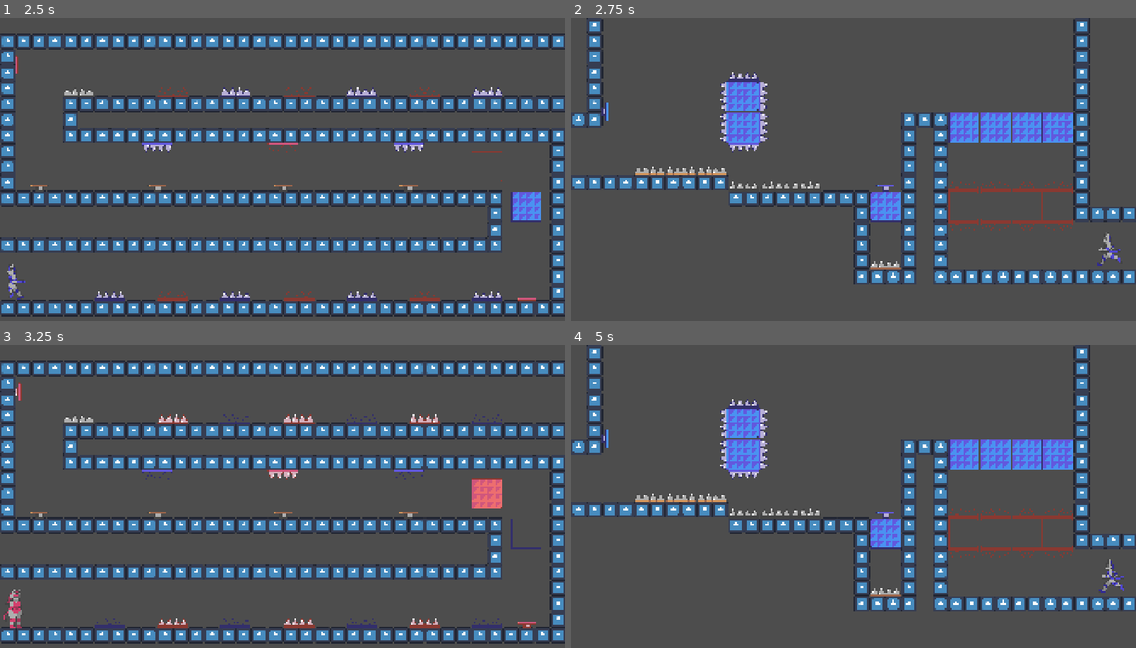
Above: before the commit, frames 1-4 (two rows, left to right).
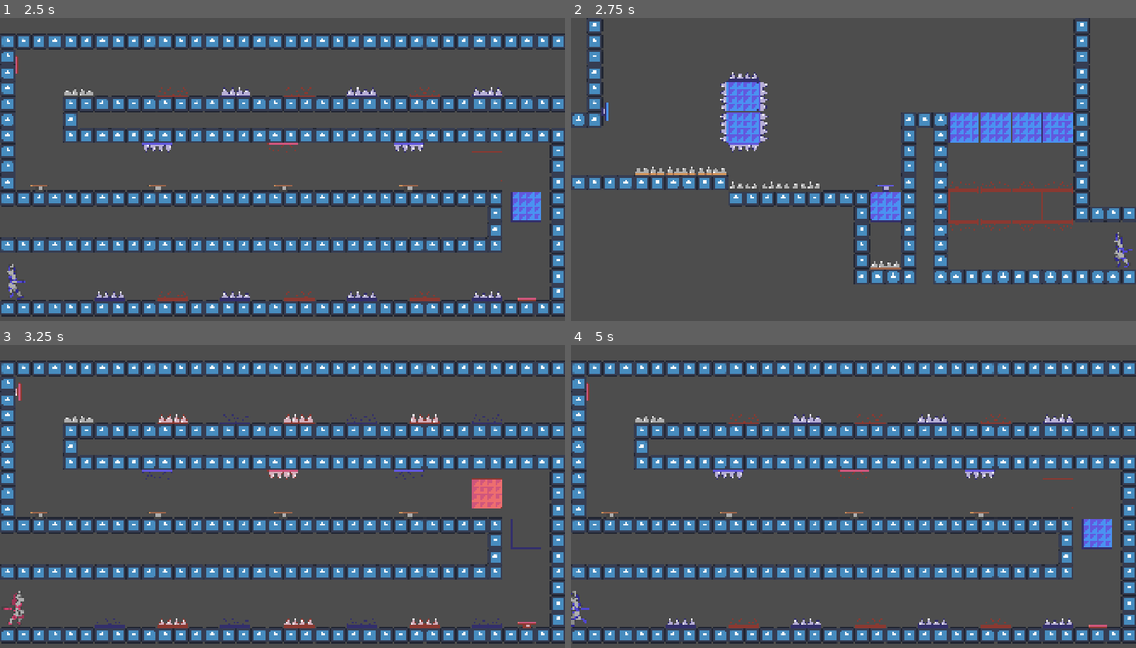
Above: after the commit, the same moments.

Repository: MatheoBrassart/The-Adventure-of-Beep-n-Boo-p
Game: Godot game, scene res://scenes/levels/atelier/atelier_b_8.tscn
Two runs of this game, one before a commit and one after it. Both use one fixed random seed, a clock stepped at 60 frames per second and the inputs below. This scene is started directly instead of the project's main scene. The engine's default icon, where the game draws it, is replaced by a stand-in: a white triangle on a blue panel in a dark square.
Inputs:
- Up to frame 1 (2.5 s): tap Enter at 0.5 s; hold D (move_right) 0.53-2.03 s; tap Shift (switch_character) at 0.6, 1.35, 2.1 s; tap Space (jump) at 0.77, 1.52 s; hold A (move_left) from 2.03 s (still down)
- Up to frame 2 (2.75 s): keep holding A (move_left)
- Up to frame 3 (3.25 s): release A (move_left) at 2.78 s; hold D (move_right) from 2.78 s (still down); tap Shift (switch_character) at 2.85 s; tap Space (jump) at 3.02 s
- Up to frame 4 (5 s): tap Shift (switch_character) at 3.6, 4.35 s; tap Space (jump) at 3.77, 4.52 s; release D (move_right) at 4.28 s; hold A (move_left) from 4.28 s (still down)

Frame 1 is identical in both runs. In frame 2, 0.2% of the frame differs, in the area x 93-100%, y 70-83%; in frame 3, 0.2%; in frame 4, 29%, in the area x 0-100%, y 0-99%.

Commit message:
Fixed level switchers on all current levels

Diff:
--- a/the-adventure-of-beep-n'-boop/dialogues/dialogue_system.tscn
+++ b/the-adventure-of-beep-n'-boop/dialogues/dialogue_system.tscn
@@ -226,6 +226,7 @@
 [node name="CanvasLayer" type="CanvasLayer" parent="."]
 
 [node name="DialogueBox" type="Control" parent="CanvasLayer"]
+visible = false
 layout_mode = 3
 anchors_preset = 8
 anchor_left = 0.5
--- a/the-adventure-of-beep-n'-boop/scenes/levels/atelier/atelier_a_1.tscn
+++ b/the-adventure-of-beep-n'-boop/scenes/levels/atelier/atelier_a_1.tscn
@@ -34,7 +34,8 @@
 [node name="Level switchers" type="Node2D" parent="."]
 
 [node name="level_switcher" parent="Level switchers" instance=ExtResource("2_s0tnw")]
-position = Vector2(1168, 432)
+position = Vector2(1200, 336)
+scale = Vector2(1, 3)
 TO_WHICH_WORLD_DOES_IT_LEADS = "atelier"
 TO_WHICH_SECTION_DOES_IT_LEADS = "a"
 TO_WHICH_LEVEL_DOES_IT_LEADS = 2
--- a/the-adventure-of-beep-n'-boop/scenes/levels/atelier/atelier_a_2.tscn
+++ b/the-adventure-of-beep-n'-boop/scenes/levels/atelier/atelier_a_2.tscn
@@ -34,13 +34,15 @@
 [node name="Level switchers" type="Node2D" parent="."]
 
 [node name="level_switcher" parent="Level switchers" instance=ExtResource("2_clsbl")]
-position = Vector2(1168, 432)
+position = Vector2(1200, 336)
+scale = Vector2(1, 3)
 TO_WHICH_WORLD_DOES_IT_LEADS = "atelier"
 TO_WHICH_SECTION_DOES_IT_LEADS = "a"
 TO_WHICH_LEVEL_DOES_IT_LEADS = 3
 
 [node name="level_switcher2" parent="Level switchers" instance=ExtResource("2_clsbl")]
-position = Vector2(-16, 432)
+position = Vector2(-48, 336)
+scale = Vector2(1, 3)
 TO_WHICH_WORLD_DOES_IT_LEADS = "atelier"
 TO_WHICH_SECTION_DOES_IT_LEADS = "a"
 TO_WHICH_LEVEL_DOES_IT_LEADS = 1
--- a/the-adventure-of-beep-n'-boop/scenes/levels/atelier/atelier_a_3.tscn
+++ b/the-adventure-of-beep-n'-boop/scenes/levels/atelier/atelier_a_3.tscn
@@ -34,13 +34,15 @@
 [node name="Level switchers" type="Node2D" parent="."]
 
 [node name="level_switcher" parent="Level switchers" instance=ExtResource("2_tonnm")]
-position = Vector2(1168, 432)
+position = Vector2(1200, 336)
+scale = Vector2(1, 3)
 TO_WHICH_WORLD_DOES_IT_LEADS = "atelier"
 TO_WHICH_SECTION_DOES_IT_LEADS = "a"
 TO_WHICH_LEVEL_DOES_IT_LEADS = 4
 
 [node name="level_switcher2" parent="Level switchers" instance=ExtResource("2_tonnm")]
-position = Vector2(-16, 432)
+position = Vector2(-48, 336)
+scale = Vector2(1, 3)
 TO_WHICH_WORLD_DOES_IT_LEADS = "atelier"
 TO_WHICH_SECTION_DOES_IT_LEADS = "a"
 TO_WHICH_LEVEL_DOES_IT_LEADS = 2
--- a/the-adventure-of-beep-n'-boop/scenes/levels/atelier/atelier_a_4.tscn
+++ b/the-adventure-of-beep-n'-boop/scenes/levels/atelier/atelier_a_4.tscn
@@ -34,13 +34,15 @@
 [node name="Level switchers" type="Node2D" parent="."]
 
 [node name="level_switcher" parent="Level switchers" instance=ExtResource("2_loeel")]
-position = Vector2(1168, 432)
+position = Vector2(1200, 336)
+scale = Vector2(1, 3)
 TO_WHICH_WORLD_DOES_IT_LEADS = "atelier"
 TO_WHICH_SECTION_DOES_IT_LEADS = "a"
 TO_WHICH_LEVEL_DOES_IT_LEADS = 5
 
 [node name="level_switcher2" parent="Level switchers" instance=ExtResource("2_loeel")]
-position = Vector2(-16, 432)
+position = Vector2(-48, 336)
+scale = Vector2(1, 3)
 TO_WHICH_WORLD_DOES_IT_LEADS = "atelier"
 TO_WHICH_SECTION_DOES_IT_LEADS = "a"
 TO_WHICH_LEVEL_DOES_IT_LEADS = 3
--- a/the-adventure-of-beep-n'-boop/scenes/levels/atelier/atelier_a_5.tscn
+++ b/the-adventure-of-beep-n'-boop/scenes/levels/atelier/atelier_a_5.tscn
@@ -35,13 +35,15 @@
 [node name="Level switchers" type="Node2D" parent="."]
 
 [node name="level_switcher" parent="Level switchers" instance=ExtResource("2_w13ea")]
-position = Vector2(1168, 432)
+position = Vector2(1200, 336)
+scale = Vector2(1, 3)
 TO_WHICH_WORLD_DOES_IT_LEADS = "atelier"
 TO_WHICH_SECTION_DOES_IT_LEADS = "a"
 TO_WHICH_LEVEL_DOES_IT_LEADS = 6
 
 [node name="level_switcher2" parent="Level switchers" instance=ExtResource("2_w13ea")]
-position = Vector2(-16, 432)
+position = Vector2(-48, 336)
+scale = Vector2(1, 3)
 TO_WHICH_WORLD_DOES_IT_LEADS = "atelier"
 TO_WHICH_SECTION_DOES_IT_LEADS = "a"
 TO_WHICH_LEVEL_DOES_IT_LEADS = 4
--- a/the-adventure-of-beep-n'-boop/scenes/levels/atelier/atelier_a_6.tscn
+++ b/the-adventure-of-beep-n'-boop/scenes/levels/atelier/atelier_a_6.tscn
@@ -35,13 +35,14 @@
 [node name="Level switchers" type="Node2D" parent="."]
 
 [node name="level_switcher" parent="Level switchers" instance=ExtResource("2_nrtdh")]
-position = Vector2(1168, 240)
+position = Vector2(1200, 240)
 TO_WHICH_WORLD_DOES_IT_LEADS = "atelier"
 TO_WHICH_SECTION_DOES_IT_LEADS = "a"
 TO_WHICH_LEVEL_DOES_IT_LEADS = 7
 
 [node name="level_switcher2" parent="Level switchers" instance=ExtResource("2_nrtdh")]
-position = Vector2(-16, 432)
+position = Vector2(-48, 336)
+scale = Vector2(1, 3)
 TO_WHICH_WORLD_DOES_IT_LEADS = "atelier"
 TO_WHICH_SECTION_DOES_IT_LEADS = "a"
 TO_WHICH_LEVEL_DOES_IT_LEADS = 5
--- a/the-adventure-of-beep-n'-boop/scenes/levels/atelier/atelier_a_7.tscn
+++ b/the-adventure-of-beep-n'-boop/scenes/levels/atelier/atelier_a_7.tscn
@@ -36,13 +36,14 @@
 [node name="Level switchers" type="Node2D" parent="."]
 
 [node name="level_switcher" parent="Level switchers" instance=ExtResource("2_mr635")]
-position = Vector2(1392, 432)
+position = Vector2(1424, 336)
+scale = Vector2(1, 3)
 TO_WHICH_WORLD_DOES_IT_LEADS = "atelier"
 TO_WHICH_SECTION_DOES_IT_LEADS = "a"
 TO_WHICH_LEVEL_DOES_IT_LEADS = 8
 
 [node name="level_switcher2" parent="Level switchers" instance=ExtResource("2_mr635")]
-position = Vector2(-16, 368)
+position = Vector2(-48, 368)
 TO_WHICH_WORLD_DOES_IT_LEADS = "atelier"
 TO_WHICH_SECTION_DOES_IT_LEADS = "a"
 TO_WHICH_LEVEL_DOES_IT_LEADS = 6
@@ -85,5 +86,5 @@
 WHICH_TUTORIAL = "longressortjump"
 
 [node name="TileMapLayer" type="TileMapLayer" parent="."]
-tile_map_data = PackedByteArray("AAADAAMAAAAAAAAAAQADAAQAAAA …(2208 unchanged characters)… AAAAAAQAIABAAAAAAAAAAAQAHABAAAAAAAAAAAQA=")
+tile_map_data = PackedByteArray("AAADAAMAAAAAAAAAAQADAAQAAAA …(2208 unchanged characters)… AAAAAAQAIABAAAAAAAAAAAQAHABAAAAAAAAAAAQAsAA8AAAAAAAAAAQA=")
 tile_set = SubResource("TileSet_quhia")
--- a/the-adventure-of-beep-n'-boop/scenes/levels/atelier/atelier_a_8.tscn
+++ b/the-adventure-of-beep-n'-boop/scenes/levels/atelier/atelier_a_8.tscn
@@ -34,13 +34,15 @@
 [node name="Level switchers" type="Node2D" parent="."]
 
 [node name="level_switcher" parent="Level switchers" instance=ExtResource("2_tfj5l")]
-position = Vector2(1168, 432)
+position = Vector2(1200, 336)
+scale = Vector2(1, 3)
 TO_WHICH_WORLD_DOES_IT_LEADS = "atelier"
 TO_WHICH_SECTION_DOES_IT_LEADS = "b"
 TO_WHICH_LEVEL_DOES_IT_LEADS = 1
 
 [node name="level_switcher2" parent="Level switchers" instance=ExtResource("2_tfj5l")]
-position = Vector2(-16, 432)
+position = Vector2(-48, 336)
+scale = Vector2(1, 3)
 TO_WHICH_WORLD_DOES_IT_LEADS = "atelier"
 TO_WHICH_SECTION_DOES_IT_LEADS = "a"
 TO_WHICH_LEVEL_DOES_IT_LEADS = 7
--- a/the-adventure-of-beep-n'-boop/scenes/levels/atelier/atelier_b_1.tscn
+++ b/the-adventure-of-beep-n'-boop/scenes/levels/atelier/atelier_b_1.tscn
@@ -35,13 +35,14 @@
 [node name="Level switchers" type="Node2D" parent="."]
 
 [node name="level_switcher" parent="Level switchers" instance=ExtResource("2_quhia")]
-position = Vector2(1168, 464)
+position = Vector2(1200, 384)
+scale = Vector2(1, 3)
 TO_WHICH_WORLD_DOES_IT_LEADS = "atelier"
 TO_WHICH_SECTION_DOES_IT_LEADS = "b"
 TO_WHICH_LEVEL_DOES_IT_LEADS = 2
 
 [node name="level_switcher2" parent="Level switchers" instance=ExtResource("2_quhia")]
-position = Vector2(-16, 464)
+position = Vector2(-48, 464)
 TO_WHICH_WORLD_DOES_IT_LEADS = "atelier"
 TO_WHICH_SECTION_DOES_IT_LEADS = "a"
 TO_WHICH_LEVEL_DOES_IT_LEADS = 8
--- a/the-adventure-of-beep-n'-boop/scenes/levels/atelier/atelier_b_2.tscn
+++ b/the-adventure-of-beep-n'-boop/scenes/levels/atelier/atelier_b_2.tscn
@@ -35,13 +35,15 @@
 [node name="Level switchers" type="Node2D" parent="."]
 
 [node name="level_switcher" parent="Level switchers" instance=ExtResource("2_ft7ly")]
-position = Vector2(1168, 272)
+position = Vector2(1200, 176)
+scale = Vector2(1, 3)
 TO_WHICH_WORLD_DOES_IT_LEADS = "atelier"
 TO_WHICH_SECTION_DOES_IT_LEADS = "b"
 TO_WHICH_LEVEL_DOES_IT_LEADS = 3
 
 [node name="level_switcher2" parent="Level switchers" instance=ExtResource("2_ft7ly")]
-position = Vector2(-16, 464)
+position = Vector2(-48, 384)
+scale = Vector2(1, 3)
 TO_WHICH_WORLD_DOES_IT_LEADS = "atelier"
 TO_WHICH_SECTION_DOES_IT_LEADS = "b"
 TO_WHICH_LEVEL_DOES_IT_LEADS = 1
--- a/the-adventure-of-beep-n'-boop/scenes/levels/atelier/atelier_b_3.tscn
+++ b/the-adventure-of-beep-n'-boop/scenes/levels/atelier/atelier_b_3.tscn
@@ -35,13 +35,14 @@
 [node name="Level switchers" type="Node2D" parent="."]
 
 [node name="level_switcher" parent="Level switchers" instance=ExtResource("2_c2uv8")]
-position = Vector2(1168, 240)
+position = Vector2(1200, 240)
 TO_WHICH_WORLD_DOES_IT_LEADS = "atelier"
 TO_WHICH_SECTION_DOES_IT_LEADS = "b"
 TO_WHICH_LEVEL_DOES_IT_LEADS = 4
 
 [node name="level_switcher2" parent="Level switchers" instance=ExtResource("2_c2uv8")]
-position = Vector2(-16, 240)
+position = Vector2(-48, 144)
+scale = Vector2(1, 3)
 TO_WHICH_WORLD_DOES_IT_LEADS = "atelier"
 TO_WHICH_SECTION_DOES_IT_LEADS = "b"
 TO_WHICH_LEVEL_DOES_IT_LEADS = 2
--- a/the-adventure-of-beep-n'-boop/scenes/levels/atelier/atelier_b_4.tscn
+++ b/the-adventure-of-beep-n'-boop/scenes/levels/atelier/atelier_b_4.tscn
@@ -35,13 +35,14 @@
 [node name="Level switchers" type="Node2D" parent="."]
 
 [node name="level_switcher" parent="Level switchers" instance=ExtResource("2_jwfig")]
-position = Vector2(1168, 208)
+position = Vector2(1200, 112.00001)
+scale = Vector2(1, 3)
 TO_WHICH_WORLD_DOES_IT_LEADS = "atelier"
 TO_WHICH_SECTION_DOES_IT_LEADS = "b"
 TO_WHICH_LEVEL_DOES_IT_LEADS = 5
 
 [node name="level_switcher2" parent="Level switchers" instance=ExtResource("2_jwfig")]
-position = Vector2(-16, 464)
+position = Vector2(-48, 464)
 TO_WHICH_WORLD_DOES_IT_LEADS = "atelier"
 TO_WHICH_SECTION_DOES_IT_LEADS = "b"
 TO_WHICH_LEVEL_DOES_IT_LEADS = 3
@@ -72,5 +73,5 @@
 position = Vector2(800, 288)
 
 [node name="TileMapLayer" type="TileMapLayer" parent="."]
-tile_map_data = PackedByteArray("AAD//xAAAAAAAAAAAQAAABAAAAA …(2351 unchanged characters)… AAAAAAAQAgAP//AAAAAAAAAQAgAP7/AAAAAAAAAQA=")
+tile_map_data = PackedByteArray("AAD//xAAAAAAAAAAAQAAABAAAAA …(2351 unchanged characters)… AAAAAAAQAgAP//AAAAAAAAAQAgAP7/AAAAAAAAAQD+/wwAAAAAAAAAAQD+/xAAAAAAAAAAAQA=")
 tile_set = SubResource("TileSet_quhia")
--- a/the-adventure-of-beep-n'-boop/scenes/levels/atelier/atelier_b_5.tscn
+++ b/the-adventure-of-beep-n'-boop/scenes/levels/atelier/atelier_b_5.tscn
@@ -35,13 +35,15 @@
 [node name="Level switchers" type="Node2D" parent="."]
 
 [node name="level_switcher" parent="Level switchers" instance=ExtResource("2_dagtt")]
-position = Vector2(1168, 272)
+position = Vector2(1200, 176)
+scale = Vector2(1, 3)
 TO_WHICH_WORLD_DOES_IT_LEADS = "atelier"
 TO_WHICH_SECTION_DOES_IT_LEADS = "b"
 TO_WHICH_LEVEL_DOES_IT_LEADS = 6
 
 [node name="level_switcher2" parent="Level switchers" instance=ExtResource("2_dagtt")]
-position = Vector2(-16, 272)
+position = Vector2(-48, 176)
+scale = Vector2(1, 3)
 TO_WHICH_WORLD_DOES_IT_LEADS = "atelier"
 TO_WHICH_SECTION_DOES_IT_LEADS = "b"
 TO_WHICH_LEVEL_DOES_IT_LEADS = 4
--- a/the-adventure-of-beep-n'-boop/scenes/levels/atelier/atelier_b_6.tscn
+++ b/the-adventure-of-beep-n'-boop/scenes/levels/atelier/atelier_b_6.tscn
@@ -36,13 +36,14 @@
 [node name="Level switchers" type="Node2D" parent="."]
 
 [node name="level_switcher" parent="Level switchers" instance=ExtResource("2_b4lhw")]
-position = Vector2(1168, 272)
+position = Vector2(1200, 272)
 TO_WHICH_WORLD_DOES_IT_LEADS = "atelier"
 TO_WHICH_SECTION_DOES_IT_LEADS = "b"
 TO_WHICH_LEVEL_DOES_IT_LEADS = 7
 
 [node name="level_switcher2" parent="Level switchers" instance=ExtResource("2_b4lhw")]
-position = Vector2(-16, 464)
+position = Vector2(-48, 368)
+scale = Vector2(1, 3)
 TO_WHICH_WORLD_DOES_IT_LEADS = "atelier"
 TO_WHICH_SECTION_DOES_IT_LEADS = "b"
 TO_WHICH_LEVEL_DOES_IT_LEADS = 5
--- a/the-adventure-of-beep-n'-boop/scenes/levels/atelier/atelier_b_7.tscn
+++ b/the-adventure-of-beep-n'-boop/scenes/levels/atelier/atelier_b_7.tscn
@@ -37,13 +37,13 @@
 [node name="Level switchers" type="Node2D" parent="."]
 
 [node name="level_switcher" parent="Level switchers" instance=ExtResource("2_nlaki")]
-position = Vector2(1168, 464)
+position = Vector2(1200, 464)
 TO_WHICH_WORLD_DOES_IT_LEADS = "atelier"
 TO_WHICH_SECTION_DOES_IT_LEADS = "b"
 TO_WHICH_LEVEL_DOES_IT_LEADS = 8
 
 [node name="level_switcher2" parent="Level switchers" instance=ExtResource("2_nlaki")]
-position = Vector2(-16, 272)
+position = Vector2(-48, 272)
 TO_WHICH_WORLD_DOES_IT_LEADS = "atelier"
 TO_WHICH_SECTION_DOES_IT_LEADS = "b"
 TO_WHICH_LEVEL_DOES_IT_LEADS = 6
--- a/the-adventure-of-beep-n'-boop/scenes/levels/atelier/atelier_b_8.tscn
+++ b/the-adventure-of-beep-n'-boop/scenes/levels/atelier/atelier_b_8.tscn
@@ -38,13 +38,13 @@
 [node name="Level switchers" type="Node2D" parent="."]
 
 [node name="level_switcher" parent="Level switchers" instance=ExtResource("2_0vh75")]
-position = Vector2(1168, 112)
+position = Vector2(1200, 112)
 TO_WHICH_WORLD_DOES_IT_LEADS = "atelier"
 TO_WHICH_SECTION_DOES_IT_LEADS = "b"
 TO_WHICH_LEVEL_DOES_IT_LEADS = 9
 
 [node name="level_switcher2" parent="Level switchers" instance=ExtResource("2_0vh75")]
-position = Vector2(-16, 528)
+position = Vector2(-48, 528)
 TO_WHICH_WORLD_DOES_IT_LEADS = "atelier"
 TO_WHICH_SECTION_DOES_IT_LEADS = "b"
 TO_WHICH_LEVEL_DOES_IT_LEADS = 7
--- a/the-adventure-of-beep-n'-boop/scenes/levels/atelier/atelier_b_9.tscn
+++ b/the-adventure-of-beep-n'-boop/scenes/levels/atelier/atelier_b_9.tscn
@@ -38,7 +38,7 @@
 [node name="Level switchers" type="Node2D" parent="."]
 
 [node name="level_switcher2" parent="Level switchers" instance=ExtResource("2_ol736")]
-position = Vector2(-16, 528)
+position = Vector2(-48, 528)
 TO_WHICH_WORLD_DOES_IT_LEADS = "atelier"
 TO_WHICH_SECTION_DOES_IT_LEADS = "b"
 TO_WHICH_LEVEL_DOES_IT_LEADS = 8
@@ -541,5 +541,5 @@
 tile_set = SubResource("TileSet_quhia")
 
 [node name="cutscenePlayer" parent="." instance=ExtResource("7_ol736")]
-position = Vector2(1200, -816)
+position = Vector2(1232, -816)
 scale = Vector2(1, 3)
